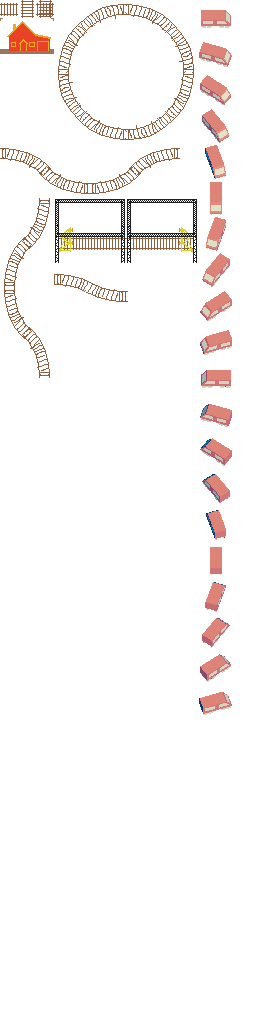
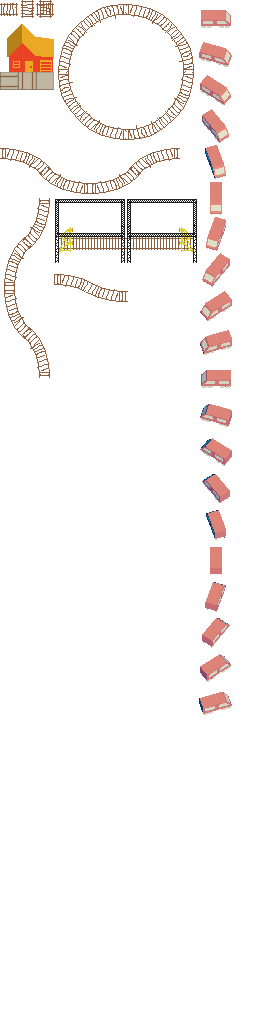
Comparing the layer stacks of the two 256 × 1024 images. Changes:
painted on "0019.png" over [0, 2, 54, 90]
